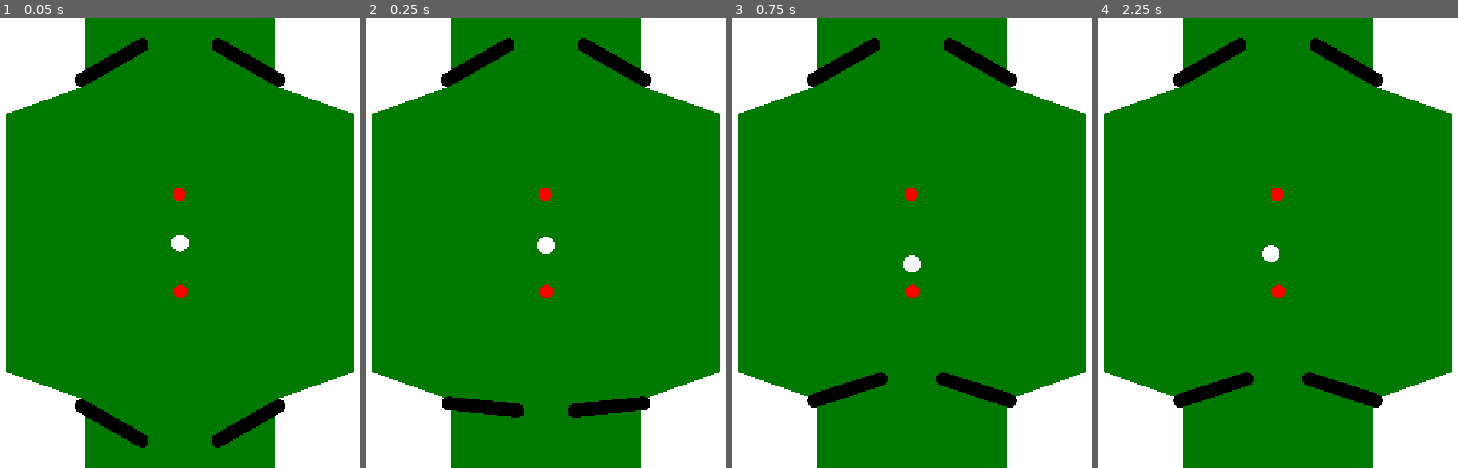
Above: before the commit, frames 1-4 (left to right).
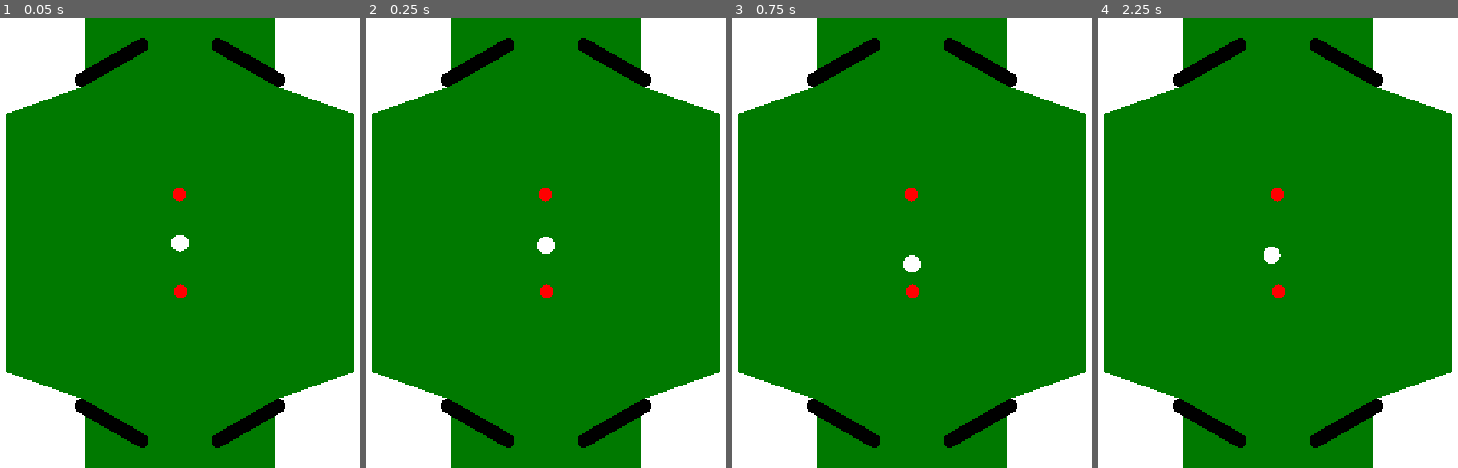
Above: after the commit, the same moments.

Repository: Rocket9876/flipper_one_game
Game: Godot game, scene res://scenes/world.tscn
The game is run twice, just before and just after one commit, with the same random seed, the same clock (stepped at 60 frames per second) and the same inputs.
Inputs (mouse positions are in pixels of both pictures, inside the frame that each line leads up to):
- Up to frame 1 (0.05 s): no input
- Up to frame 2 (0.25 s): no input
- Up to frame 3 (0.75 s): move the mouse to (1088, 220) at 0.52 s; click (1088, 220) at 0.6 s
- Up to frame 4 (2.25 s): move the mouse to (1119, 265) at 1.27 s; click (1119, 265) at 1.35 s; move the mouse to (1357, 144) at 2.02 s; click (1357, 144) at 2.1 s

Frame 1 is identical in both runs. In frame 2, 2.2% of the frame differs, in the area x 20-80%, y 84-96%; in frame 3, 2.5%; in frame 4, 2.6%, in the area x 20-80%, y 50-96%.
Error after the commit: Invalid type in function 'get_current_flipper' in base 'Node2D (world.gd)'. Cannot convert argument 1 from Nil to Vector2. (res://scripts/world.gd:47)

Commit message:
first bot
I added the first bot, called "andy". This bot is VERY stiuped, so its almost impossible to lose against him. but its also just a concept

Diff:
--- a/project.godot
+++ b/project.godot
@@ -14,6 +14,10 @@
 run/main_scene="uid://b7rdswkf3jmsj"
 config/features=PackedStringArray("4.7", "GL Compatibility")
 config/icon="res://icon.svg"
+
+[autoload]
+
+global="*uid://bsoswu4ymdqfg"
 
 [display]
 
@@ -34,6 +38,7 @@
 
 [physics]
 
+common/physics_ticks_per_second=120
 3d/physics_engine="Jolt Physics"
 
 [rendering]
--- a/scenes/ball.tscn
+++ b/scenes/ball.tscn
@@ -3,7 +3,7 @@
 [ext_resource type="Script" uid="uid://bv5af7glcj7jh" path="res://scripts/ball.gd" id="1_7s4qf"]
 
 [sub_resource type="PhysicsMaterial" id="PhysicsMaterial_6rmpw"]
-bounce = 5.0
+bounce = 2.0
 
 [sub_resource type="SphereMesh" id="SphereMesh_jll8d"]
 radius = 12.5
@@ -14,6 +14,7 @@
 
 [node name="ball" type="RigidBody2D" unique_id=1585399328]
 physics_material_override = SubResource("PhysicsMaterial_6rmpw")
+continuous_cd = 1
 script = ExtResource("1_7s4qf")
 
 [node name="MeshInstance2D" type="MeshInstance2D" parent="." unique_id=1098700360]
--- /dev/null
+++ b/scenes/bot.tscn
@@ -0,0 +1,9 @@
+[gd_scene format=3 uid="uid://jtkal6lmg60c"]
+
+[sub_resource type="CircleShape2D" id="CircleShape2D_6rmpw"]
+radius = 31.06445
+
+[node name="bot" type="Node2D" unique_id=218765222]
+
+[node name="CollisionShape2D" type="CollisionShape2D" parent="." unique_id=980614567]
+shape = SubResource("CircleShape2D_6rmpw")
--- a/scenes/flipper_left.tscn
+++ b/scenes/flipper_left.tscn
@@ -19,7 +19,7 @@
 }
 
 [sub_resource type="Animation" id="Animation_v6v7b"]
-resource_name = "flip"
+resource_name = "flip_up"
 length = 0.125
 tracks/0/type = "value"
 tracks/0/imported = false
@@ -37,7 +37,7 @@
 [sub_resource type="AnimationLibrary" id="AnimationLibrary_wpc2w"]
 _data = {
 &"RESET": SubResource("Animation_mayf8"),
-&"flip": SubResource("Animation_v6v7b")
+&"flip_up": SubResource("Animation_v6v7b")
 }
 
 [node name="flipper left" type="Node2D" unique_id=1605056115]
--- a/scenes/flipper_right.tscn
+++ b/scenes/flipper_right.tscn
@@ -1,6 +1,6 @@
 [gd_scene format=3 uid="uid://ckainpfprc6l3"]
 
-[ext_resource type="Script" uid="uid://duanwl2syax1y" path="res://scripts/flipper_right.gd" id="1_adt6r"]
+[ext_resource type="Script" uid="uid://duanwl2syax1y" path="res://scripts/flipper.gd" id="1_adt6r"]
 [ext_resource type="PackedScene" uid="uid://xua7icv2ifk0" path="res://scenes/flipper.tscn" id="1_gytkk"]
 
 [sub_resource type="Animation" id="Animation_adt6r"]
@@ -15,7 +15,7 @@
 "times": PackedFloat32Array(0),
 "transitions": PackedFloat32Array(1),
 "update": 0,
-"values": [3.1415927]
+"values": [4.1887903]
 }
 
 [sub_resource type="Animation" id="Animation_ial5u"]
@@ -34,17 +34,68 @@
 "values": [3.1415927, 4.1887903]
 }
 
+[sub_resource type="Animation" id="Animation_jcq2w"]
+resource_name = "flip down"
+length = 0.125
+tracks/0/type = "value"
+tracks/0/imported = false
+tracks/0/enabled = true
+tracks/0/path = NodePath("flipper:rotation")
+tracks/0/interp = 1
+tracks/0/loop_wrap = true
+tracks/0/keys = {
+"times": PackedFloat32Array(0, 0.125),
+"transitions": PackedFloat32Array(1, 1),
+"update": 0,
+"values": [4.1887903, 3.1415927]
+}
+
+[sub_resource type="Animation" id="Animation_gsjh7"]
+resource_name = "flip down left"
+length = 0.125
+tracks/0/type = "value"
+tracks/0/imported = false
+tracks/0/enabled = true
+tracks/0/path = NodePath("flipper:rotation")
+tracks/0/interp = 1
+tracks/0/loop_wrap = true
+tracks/0/keys = {
+"times": PackedFloat32Array(0, 0.125),
+"transitions": PackedFloat32Array(1, 1),
+"update": 0,
+"values": [-1.0471976, 0.0]
+}
+
+[sub_resource type="Animation" id="Animation_3snjk"]
+resource_name = "flip left"
+length = 0.125
+tracks/0/type = "value"
+tracks/0/imported = false
+tracks/0/enabled = true
+tracks/0/path = NodePath("flipper:rotation")
+tracks/0/interp = 1
+tracks/0/loop_wrap = true
+tracks/0/keys = {
+"times": PackedFloat32Array(0, 0.125),
+"transitions": PackedFloat32Array(1, 1),
+"update": 0,
+"values": [0.0, -1.0471975511965976]
+}
+
 [sub_resource type="AnimationLibrary" id="AnimationLibrary_3snjk"]
 _data = {
 &"RESET": SubResource("Animation_adt6r"),
-&"flip": SubResource("Animation_ial5u")
+&"flip": SubResource("Animation_ial5u"),
+&"flip down": SubResource("Animation_jcq2w"),
+&"flip down left": SubResource("Animation_gsjh7"),
+&"flip left": SubResource("Animation_3snjk")
 }
 
-[node name="flipper_right" type="Node2D" unique_id=1782521437]
+[node name="flipper" type="Node2D" unique_id=1782521437]
 script = ExtResource("1_adt6r")
 
 [node name="flipper" parent="." unique_id=1423176623 instance=ExtResource("1_gytkk")]
-rotation = 3.1415927
+rotation = 4.1887903
 
 [node name="AnimationPlayer" type="AnimationPlayer" parent="." unique_id=1866315324]
 libraries/ = SubResource("AnimationLibrary_3snjk")
--- a/scenes/kicker.tscn
+++ b/scenes/kicker.tscn
@@ -1,7 +1,6 @@
 [gd_scene format=3 uid="uid://n064ftgq85qg"]
 
 [ext_resource type="PackedScene" uid="uid://de8tjc8yafgin" path="res://scenes/bumper.tscn" id="1_gwxtx"]
-[ext_resource type="PackedScene" uid="uid://bbqtaktj10cip" path="res://scenes/flipper_left.tscn" id="2_gwxtx"]
 [ext_resource type="PackedScene" uid="uid://ckainpfprc6l3" path="res://scenes/flipper_right.tscn" id="3_6vt44"]
 
 [sub_resource type="PhysicsMaterial" id="PhysicsMaterial_72hfc"]
@@ -13,21 +12,27 @@
 z_index = 1
 position = Vector2(-150, -230)
 rotation = -3.6651914
+playable = null
 
-[node name="flipper_top_right" parent="." unique_id=1605056115 instance=ExtResource("2_gwxtx")]
+[node name="flipper_top_right" parent="." unique_id=265827322 instance=ExtResource("3_6vt44")]
 z_index = 1
 position = Vector2(150, -230)
 rotation = 3.6651914
-
-[node name="flipper_bottem_left" parent="." unique_id=1295032490 instance=ExtResource("2_gwxtx")]
-z_index = 1
-position = Vector2(-150, 230)
-rotation = 0.5235988
+playable = null
+left = true
 
 [node name="flipper_bottem_right" parent="." unique_id=631965812 instance=ExtResource("3_6vt44")]
 z_index = 1
 position = Vector2(150, 230)
 rotation = -0.5235988
+playable = true
+
+[node name="flipper_bottem_left" parent="." unique_id=2129767975 instance=ExtResource("3_6vt44")]
+z_index = 1
+position = Vector2(-150, 230)
+rotation = 0.5235988
+playable = true
+left = true
 
 [node name="border" type="StaticBody2D" parent="." unique_id=1593348561]
 physics_material_override = SubResource("PhysicsMaterial_72hfc")
--- a/scenes/world.tscn
+++ b/scenes/world.tscn
@@ -3,6 +3,7 @@
 [ext_resource type="Script" uid="uid://dfksll07r5j4h" path="res://scripts/world.gd" id="1_4wyf3"]
 [ext_resource type="PackedScene" uid="uid://b8c8gasaiqlig" path="res://scenes/ball.tscn" id="1_nnsk1"]
 [ext_resource type="PackedScene" uid="uid://n064ftgq85qg" path="res://scenes/kicker.tscn" id="2_rwgxs"]
+[ext_resource type="PackedScene" uid="uid://jtkal6lmg60c" path="res://scenes/bot.tscn" id="4_k0juu"]
 
 [node name="world" type="Node2D" unique_id=1513532067]
 script = ExtResource("1_4wyf3")
@@ -13,3 +14,6 @@
 
 [node name="ball" parent="." unique_id=1585399328 instance=ExtResource("1_nnsk1")]
 gravity_scale = 0.116
+
+[node name="bot" parent="." unique_id=218765222 instance=ExtResource("4_k0juu")]
+position = Vector2(0, -324)
--- /dev/null
+++ b/scripts/andy_bot.gd
@@ -0,0 +1,22 @@
+extends Node
+
+var near = false
+
+var distance = 300
+
+func _physics_process(delta: float) -> void:
+	action_logic()
+
+func action_logic():
+	if global.bot["position"].distance_to(global.ball_position) < distance and not near:
+		global.flipper_top_left.flip()
+		global.flipper_top_right.flip()
+		near = true
+		print(1)
+	elif global.bot["position"].distance_to(global.ball_position) > distance:
+		print(2)
+		if near:
+			print(3)
+			global.flipper_top_left.flip_down()
+			global.flipper_top_right.flip_down()
+			near = false
--- a/scripts/ball.gd
+++ b/scripts/ball.gd
@@ -4,6 +4,7 @@
 
 func _physics_process(delta: float) -> void:
 	gravity()
+	global.ball_position = position
 
 func gravity():
 	if position.y < 0:
--- /dev/null
+++ b/scripts/flipper.gd
@@ -0,0 +1,36 @@
+@tool
+extends Node2D
+
+@export var playable:bool
+
+
+@export var left = false
+
+func _ready() -> void:
+		if left:
+			$flipper.rotation_degrees = 0
+		else:
+			$flipper.rotation_degrees = 180
+
+func _physics_process(delta: float) -> void:
+	if Engine.is_editor_hint():
+		if left:
+			#$flipper.rotation_degrees = 0
+			pass
+		else:
+			#$flipper.rotation_degrees = 180
+			pass
+
+
+func flip():
+		if left:
+			$AnimationPlayer.play("flip left")
+		else:
+			$AnimationPlayer.play("flip")
+
+
+func flip_down():
+		if left:
+			$AnimationPlayer.play("flip down left")
+		else:
+			$AnimationPlayer.play("flip down")
--- a/scripts/flipper_left.gd
+++ b/scripts/flipper_left.gd
@@ -1,4 +1,6 @@
 extends Node2D
 
+var state = 0
+
 func flip():
-	$AnimationPlayer.play("flip")
+	$AnimationPlayer.play("flip_up")
--- /dev/null
+++ b/scripts/global.gd
@@ -0,0 +1,20 @@
+extends Node
+
+var bot_active = false
+
+var ball_position
+
+var bot = {"position":Vector2()}
+
+@onready var world = get_node("/root/world")
+
+@onready var andy = preload("res://scripts/andy_bot.gd").new()
+
+@onready var ball = get_node("/root/world/ball")
+
+@onready var flipper_top_left = get_node("/root/world/kicker/flipper_top_left")
+@onready var flipper_top_right = get_node("/root/world/kicker/flipper_top_right")
+func _physics_process(delta: float) -> void:
+	ball._physics_process(delta)
+	world._physics_process(delta)
+	andy._physics_process(delta)
--- a/scripts/world.gd
+++ b/scripts/world.gd
@@ -1,6 +1,10 @@
 extends Node2D
 
 var mouse_quadrant
+
+var state  = 0
+
+var focused_quadrant
 
 func _ready() -> void:
 	pass
@@ -9,12 +13,16 @@
 	path.flip()
 
 
+
 func _physics_process(delta: float) -> void:
-	flip($"kicker/flipper_bottem_left")
-	flip($"kicker/flipper_bottem_right")
+	#flip($"kicker/flipper_bottem_left")
+	#flip($"kicker/flipper_bottem_right")
 	mouse_quadrant = Vector2(get_number_dir(get_global_mouse_position().x),get_number_dir(get_global_mouse_position().y))
 	#print(get_current_flipper())
 	#print(mouse_quadrant)
+	global.bot["position"] = $bot.position
+	detect_flip_action()
+
 
 func get_number_dir(number):
 	if number > 0:
@@ -26,6 +34,22 @@
 	pass
 
 
-func get_current_flipper():
+func get_current_flipper(quadrant:Vector2 = mouse_quadrant):
+	return get_node("kicker/flipper_" + ["top","bottem"][quadrant.y] + "_" + ["left","right"][quadrant.x])
 
-	return get_node("kicker/flipper_" + ["top","bottem"][mouse_quadrant.y] + "_" + ["left","right"][mouse_quadrant.x])
+func detect_flip_action():
+	if Input.is_action_just_pressed("click"):
+		if get_current_flipper().playable:
+			state = 1
+			focused_quadrant = mouse_quadrant
+			get_current_flipper().flip()
+	elif Input.is_action_just_released("click"):
+		if get_current_flipper(focused_quadrant).playable and state == 1:
+			get_current_flipper(focused_quadrant).flip_down()
+			state = 0
+
+func bot_flipper_interface(selection):
+	if selection == 1:
+		$kicker/flipper_top_left.flip()
+	else:
+		$kicker/flipper_top_right.flip()
Not shown, added: scripts/andy_bot.gd.uid
Not shown, added: scripts/flipper.gd.uid
Not shown, added: scripts/global.gd.uid
